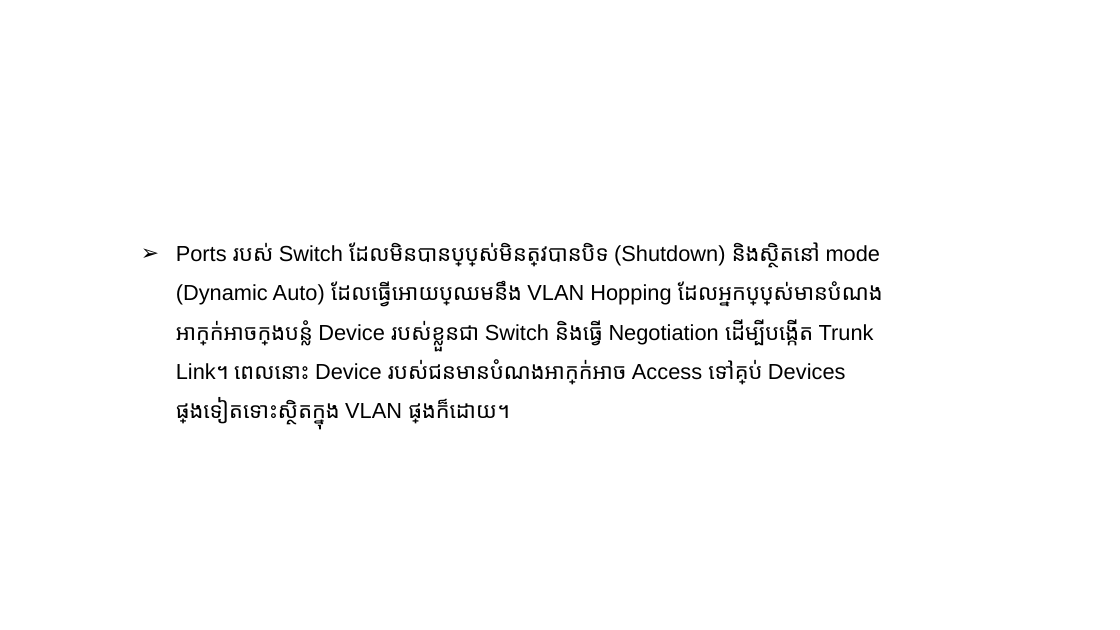
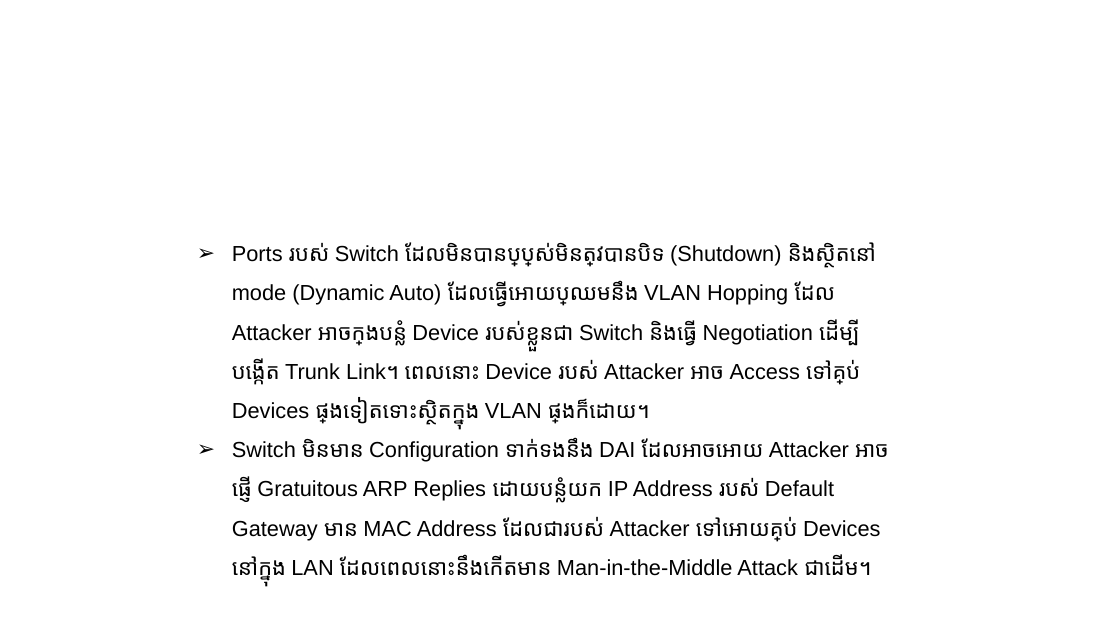
Before and after one commit to VirithHeang12/network, a slide deck: slide 7 of 161997-network-cable-template-16x9.pptx. Drawn at 1120x630 pixels with LibreOffice and Linux fonts; fonts in the diff are those of the drawing; background and template pictures are left out. Boxes give left, top, right and bottom in pixels: in the first picture for what was removed or moved away, otherwise in the second. Text is boxed around its words. In the diff, an @@ line names an element or a change of style, - is before the commit and + after.

Commit message:
Add more security volnerability and switching missing configurations

```diff
--- a/161997-network-cable-template-16x9.pptx
+++ b/161997-network-cable-template-16x9.pptx
@@ text at <box>232,242,889,581</box>: text changed @@
-➢ Ports របស់ Switch ដែលមិនបានប្រើប្រាស់មិនត្រូវបានបិទ (Shutdown) និងស្ថិតនៅ mode (Dynamic Auto) ដែលធ្វើអោយប្រឈមនឹង VLAN Hopping ដែលអ្នកប្រើប្រាស់មានបំណងអាក្រក់អាចក្លែងបន្លំ Device របស់ខ្លួនជា Switch និងធ្វើ Negotiation ដើម្បីបង្កើត Trunk Link។ ពេលនោះ Device របស់ជនមានបំណងអាក្រក់អាច Access ទៅគ្រប់ Devices ផ្សេងទៀតទោះស្ថិតក្នុង VLAN ផ្សេងក៏ដោយ។
+  ➢ Ports របស់ Switch ដែលមិនបានប្រើប្រាស់មិនត្រូវបានបិទ (Shutdown) និងស្ថិតនៅ mode (Dynamic Auto) ដែលធ្វើអោយប្រឈមនឹង VLAN Hopping ដែល Attacker អាចក្លែងបន្លំ Device របស់ខ្លួនជា Switch និងធ្វើ Negotiation ដើម្បីបង្កើត Trunk Link។ ពេលនោះ Device របស់ Attacker អាច Access ទៅគ្រប់ Devices ផ្សេងទៀតទោះស្ថិតក្នុង VLAN ផ្សេងក៏ដោយ។
+  ➢ Switch មិនមាន Configuration ទាក់ទងនឹង DAI ដែលអាចអោយ Attacker អាចផ្ញើ Gratuitous ARP Replies ដោយបន្លំយក IP Address របស់ Default Gateway មាន MAC Address ដែលជារបស់ Attacker ទៅអោយគ្រប់ Devices នៅក្នុង LAN ដែលពេលនោះនឹងកើតមាន Man-in-the-Middle Attack ជាដើម។
```
Also in this commit, not shown: 1 other slide changed, 2 slides added, 1 other file.
